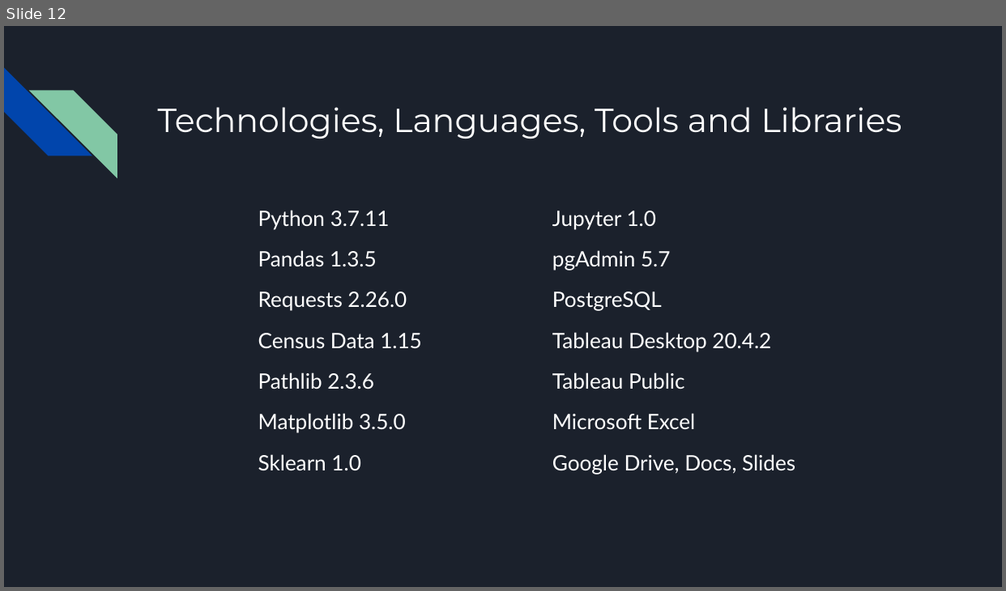
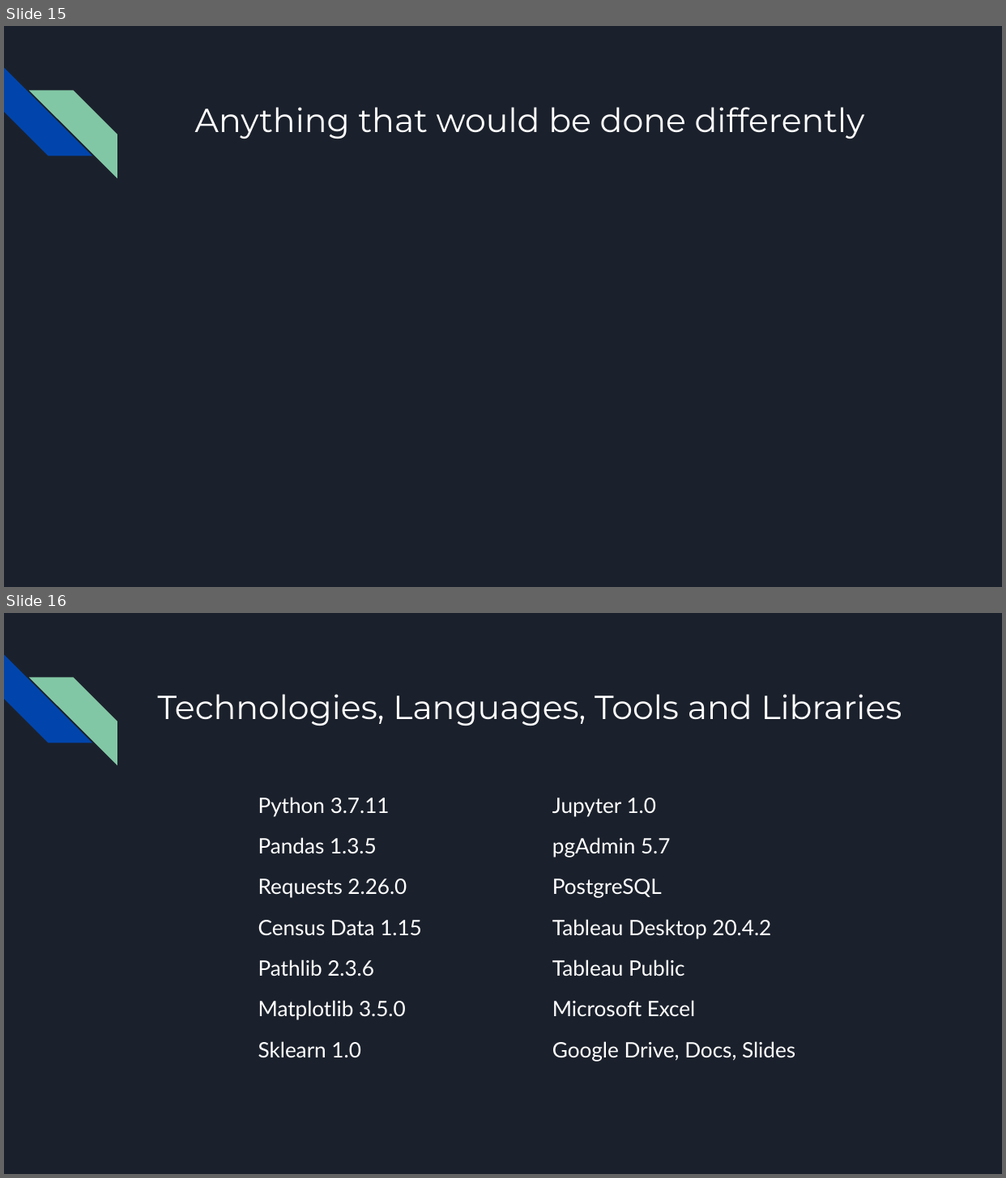
Before and after one commit to VickyCarlson/PCI_Growth, a slide deck: Effect of Educational Attainment on per Capita Growth by State.pptx. Shown one above the other, each under a label of ours: slide 12 before the commit, slides 15 and 16 after it. The pictures are 1006x591 and 1006x1178 pixels, drawn with LibreOffice and Linux fonts; fonts in the diff are those of the drawing. Boxes give left, top, right and bottom in pixels: in the first picture for what was removed or moved away, otherwise in the second. Text is boxed around its words. In the diff, an @@ line names an element or a change of style, - is before the commit and + after.

```diff
--- a/Effect of Educational Attainment on per Capita Growth by State.pptx
+++ b/Effect of Educational Attainment on per Capita Growth by State.pptx
@@ slide 15 added at (4,26,1002,587), background #1B212C; not listed: 2 template elements that a slide beside it also shows @@
@@ title added at (195,107,865,139), 24 pt, text #FFFFFF @@
+Anything that would be done differently
@@ what was slide 12 is now slide 16 @@
```
Also in this commit, not shown: 5 slides changed, 3 other slides added.
